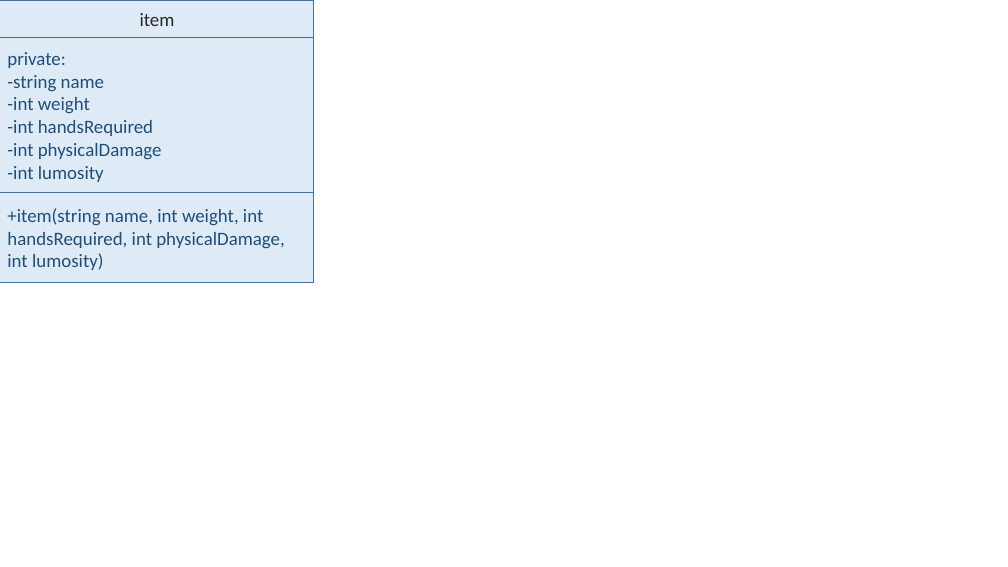
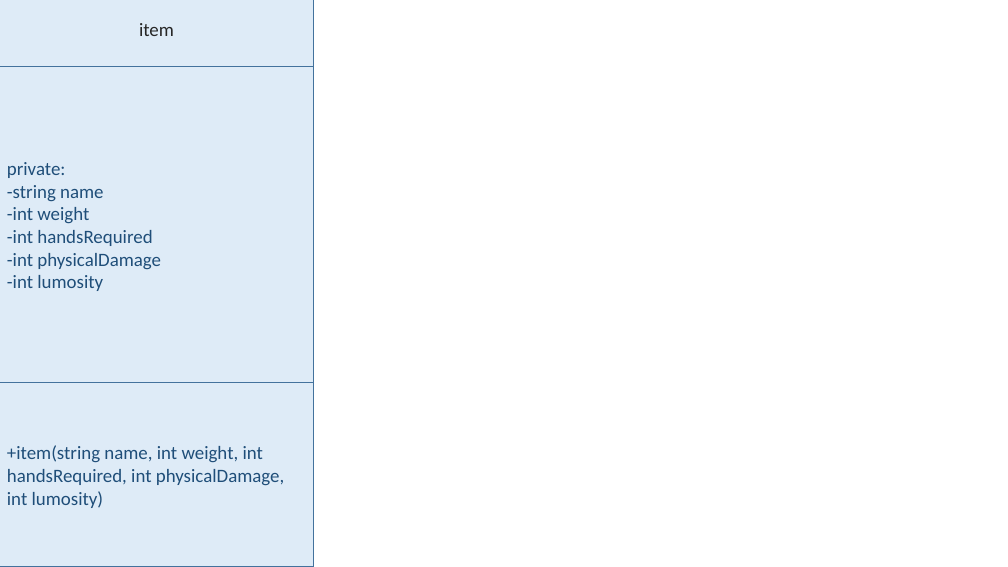
Before and after one commit to ngraham20/CS172_FA16_FinalProject, a slide deck: slide 4 of Class UMLs.pptx. Drawn at 1008x567 pixels with LibreOffice and Linux fonts; fonts in the diff are those of the drawing. Boxes give left, top, right and bottom in pixels: in the first picture for what was removed or moved away, otherwise in the second. Text is boxed around its words. In the diff, an @@ line names an element or a change of style, - is before the commit and + after.

```diff
--- a/Class UMLs.pptx
+++ b/Class UMLs.pptx
@@ rectangle "item": place and size @@
-rectangle "item" at (0,0,314,37)
+rectangle "item" at (0,0,313,67)
@@ rectangle "private:": place and size @@
-rectangle "private:" at (0,37,314,193)
+rectangle "private:" at (0,67,313,383)
@@ rectangle "+item(string name, int weight, int ...": place and size @@
-rectangle "+item(string name, int weight, int ..." at (0,193,314,284)
+rectangle "+item(string name, int weight, int ..." at (0,383,313,567)
```
Also in this commit, not shown: 4 other slides changed, 1 other file.
